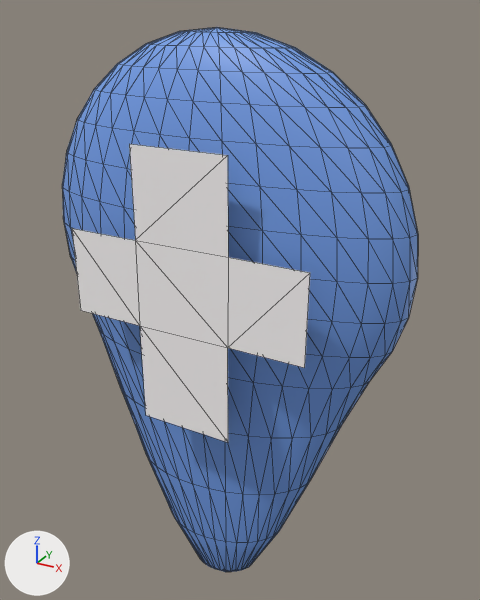
One commit to the glTF model docs/assets/hospital.glb: the scene before it, then after it.
Camera for both pictures: a 50 mm camera at (1.62, -2.74, 1.08) aimed at (0.06, 0.11, -0.35). The lights are fixed; the arrows at lower left show +X, +Y and +Z. Mesh edges are drawn as thin lines. Where no turn or scale is listed for an object, it has been applied to the vertices. Vertices at the same position are counted once.

The first picture shows 'HospitalPIn'.
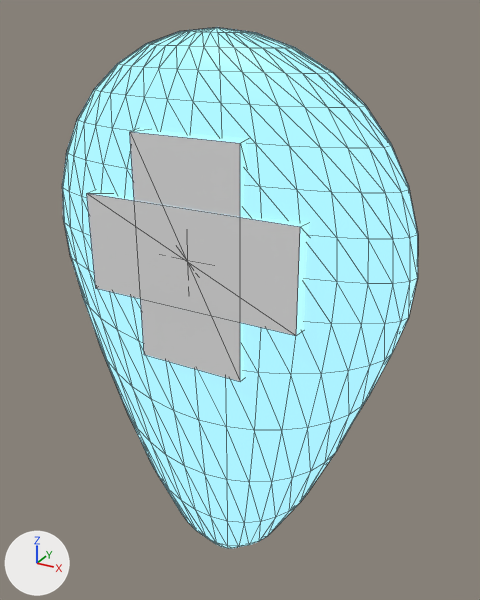
The edits, one by one:
Material 'hospin' (mat_hospin) is new.
Its base color is (0.00322, 0.0985, 0.38) (blue #0b58a6).
Its emission color is (0.404, 0.837, 0.862) (cyan #aaecef).
Its emission strength is 1.0.
Material 'plus2' (mat_plus2) is new.
Its base color is (0.8, 0.8, 0.8) (white #e7e7e7).
Material 'plus1' (mat_plus1) is new.
Its base color is (0.8, 0.8, 0.8) (white #e7e7e7).
me_sphere_001 is used by ob_hospitalpin; location (0.0, 0.0, 0.0).
me_sphere_001 had 494 vertices, 970 faces and spanned x -1.0..1.0, y -0.39..0.3, z -2.19..1.0.
me_sphere_001 no longer uses material mat_plus (white #fffcfc).
me_sphere_001 now has 498 vertices, 984 faces and spans x -1.0..1.0, y -0.31..0.31, z -1.93..1.0.
me_sphere_001 part 1: the loose piece of 12 vertices spanning x -0.61..0.66, y -0.39, z -0.87..0.53 is deleted.
Part 2, on me_sphere_001:
6 vertices in x -0.92..0.69, y -0.27..0.14, z -1.25..-0.2 move by (0.0, 0.0, -0.02).
5 vertices in x -0.69..0.92, y -0.21..0.18, z -0.83..-0.2 move by (0.0, 0.0, -0.01).
5 vertices in x -0.91..0.91, y -0.29..-0.05, z -0.38..-0.2 move by (0.0, 0.0, -0.03).
4 vertices in x -0.46..0.36, y 0.04..0.15, z -1.64..-1.25 move by (0.0, 0.0, 0.17).
4 vertices in x -0.5..0.69, y -0.16..-0.14, z -1.43..-0.58 move by (0.01, 0.0, -0.18).
4 vertices in x -0.71..0.54, y -0.24..0.0, z -1.84..-0.2 move by (0.01, 0.0, -0.01).
152 vertices move from x -0.85..0.85, y -0.28..0.21, z -2.19..-0.2 to x -0.85..0.85, y -0.28..0.21, z -1.93..-0.2.
16 vertices are added at x -0.63..0.63, y -0.31..0.31, z -0.63..0.63.
4 new faces join them, mat_plus1 (white #e7e7e7).
4 new faces join them, mat_plus2 (white #e7e7e7).
16 new faces join them, mat_hospin (blue #0b58a6).
me_sphere_001 part 3: 960 faces spanning x -1.0..1.0, y -0.3..0.3, z -1.93..1.0 switch from mat_pin_002 (blue #739ee7) to mat_hospin (blue #0b58a6).
me_sphere_001 now uses material mat_plus1 (white #e7e7e7).
me_sphere_001 now uses material mat_plus2 (white #e7e7e7).

Changed parts and their boxes (x1, y1, x2, y2) in the pictures (480 x 600 px):
'HospitalPIn', reshaped: before (62, 27, 418, 572); after (62, 27, 418, 548)
part 1 of me_sphere_001, deleted: before (72, 144, 310, 442)
part 2 of me_sphere_001, built on: before (70, 227, 408, 572); after (70, 128, 408, 548)
part 3 of me_sphere_001, recoloured (blue to cyan): (62, 27, 418, 324) in both
